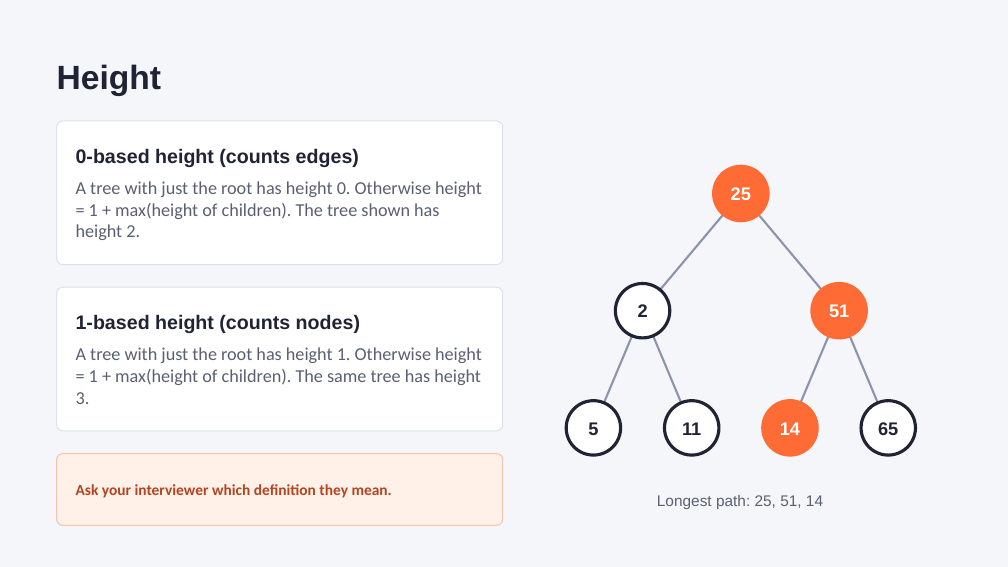
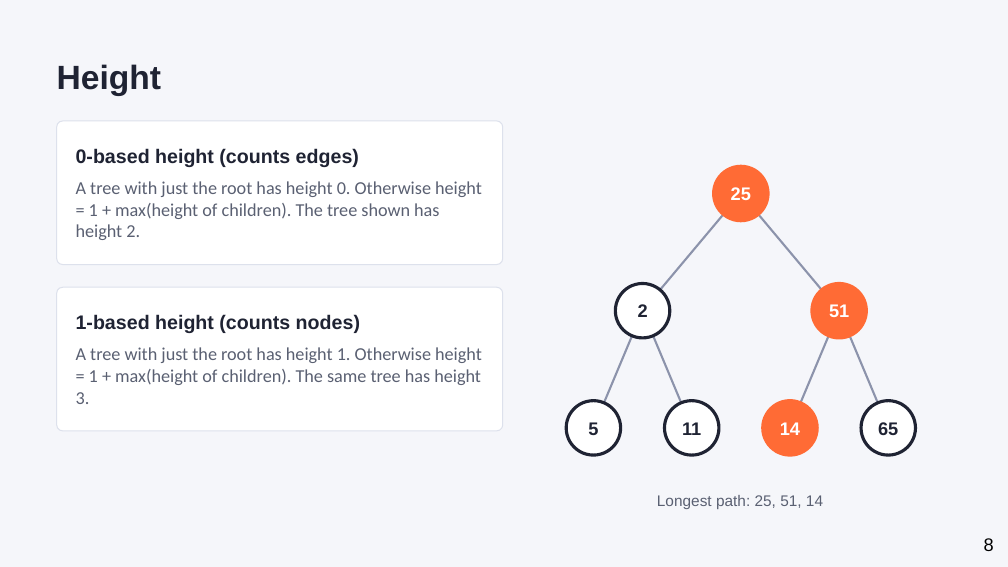
Before and after one commit to kapooramanpreet/TechnicalInterview101, a slide deck: slide 8 of assets/slides/Technical_Interview_101_Trees.pptx (slide 9 before the commit). Drawn at 1008x567 pixels with LibreOffice and Linux fonts; fonts in the diff are those of the drawing. Boxes give left, top, right and bottom in pixels: in the first picture for what was removed or moved away, otherwise in the second. Text is boxed around its words. In the diff, an @@ line names an element or a change of style, - is before the commit and + after.

```diff
--- a/assets/slides/Technical_Interview_101_Trees.pptx
+++ b/assets/slides/Technical_Interview_101_Trees.pptx
@@ rounded rectangle removed at box(56, 454, 502, 525) @@
@@ text removed at box(76, 484, 392, 498) @@
-Ask your interviewer which definition they mean.
@@ page number added at box(984, 538, 994, 551), 13 pt, text #000000 @@
+8
```
Also in this commit, not shown: 24 other slides changed, 2 slides removed, 4 other files.
